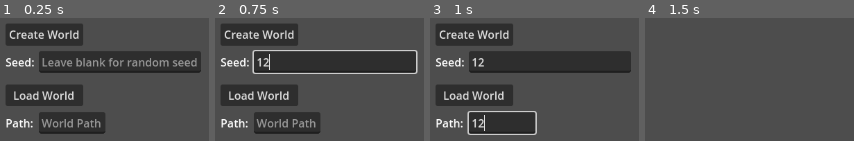
Above: before the commit, frames 1-4 (left to right).
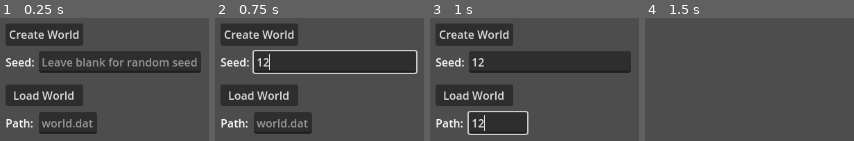
Above: after the commit, the same moments.

Repository: Nathan3-14/noise
Game: Godot game, scene res://world.tscn
The game is run twice, just before and just after one commit, with the same random seed, the same clock (stepped at 60 frames per second) and the same inputs.
Inputs (mouse positions are in pixels of both pictures, inside the frame that each line leads up to):
- Up to frame 1 (0.25 s): no input
- Up to frame 2 (0.75 s): click (334, 62) at 0.52 s; type "12" at 0.6 s
- Up to frame 3 (1 s): click (503, 122) at 0.75 s; type "12" at 0.83 s
- Up to frame 4 (1.5 s): click "Load World" at 1.25 s

The runs differ from the first frame. In frame 1, 1.7% of the frame differs, in the area x 19-51%, y 76-95%; in frame 2, 1.7%; in frame 3, 0.9%; in frame 4, nothing differs.
Error in both runs: Attempt to call function 'close' in base 'null instance' on a null instance. (res://world.gd:111)

Commit message:
Added better save capabitilies Added pause menu

Diff:
--- /dev/null
+++ b/pause_menu.gd
@@ -0,0 +1,25 @@
+extends Control
+
+var is_resume_press = false
+var is_save_press   = false
+
+
+func _on_resume_pressed():
+	is_resume_press = true
+
+
+func _on_save_pressed():
+	is_save_press = true
+
+
+func _on_quit_pressed():
+	get_tree().quit()
+
+
+
+func _on_sense_mouse_entered():
+	$Save/LineEdit.visible = true
+
+
+func _on_sense_mouse_exited():
+	$Save/LineEdit.visible = false
--- /dev/null
+++ b/pause_menu.tscn
@@ -0,0 +1,67 @@
+[gd_scene load_steps=3 format=3 uid="uid://cqtqj4moy5yug"]
+
+[ext_resource type="Script" path="res://pause_menu.gd" id="1_p7e0q"]
+
+[sub_resource type="RectangleShape2D" id="RectangleShape2D_7xhnb"]
+size = Vector2(456, 104)
+
+[node name="PauseMenu" type="Control"]
+layout_mode = 3
+anchors_preset = 0
+offset_right = 40.0
+offset_bottom = 40.0
+script = ExtResource("1_p7e0q")
+
+[node name="Resume" type="Button" parent="."]
+layout_mode = 0
+offset_left = 464.0
+offset_top = 180.0
+offset_right = 689.0
+offset_bottom = 268.0
+theme_override_font_sizes/font_size = 56
+text = "Resume"
+
+[node name="Save" type="Control" parent="."]
+anchors_preset = 0
+offset_right = 40.0
+offset_bottom = 40.0
+
+[node name="Sense" type="Area2D" parent="Save"]
+
+[node name="CollisionShape2D" type="CollisionShape2D" parent="Save/Sense"]
+position = Vector2(720, 320)
+shape = SubResource("RectangleShape2D_7xhnb")
+
+[node name="Save" type="Button" parent="Save"]
+layout_mode = 0
+offset_left = 500.0
+offset_top = 276.0
+offset_right = 652.0
+offset_bottom = 364.0
+theme_override_font_sizes/font_size = 56
+text = "Save
+"
+
+[node name="LineEdit" type="LineEdit" parent="Save"]
+layout_mode = 0
+offset_left = 660.0
+offset_top = 276.0
+offset_right = 940.0
+offset_bottom = 364.0
+theme_override_font_sizes/font_size = 44
+placeholder_text = "filename.dat"
+
+[node name="Quit" type="Button" parent="."]
+layout_mode = 0
+offset_left = 512.0
+offset_top = 372.0
+offset_right = 640.0
+offset_bottom = 457.0
+theme_override_font_sizes/font_size = 56
+text = "Quit"
+
+[connection signal="pressed" from="Resume" to="." method="_on_resume_pressed"]
+[connection signal="mouse_entered" from="Save/Sense" to="." method="_on_sense_mouse_entered"]
+[connection signal="mouse_exited" from="Save/Sense" to="." method="_on_sense_mouse_exited"]
+[connection signal="pressed" from="Save/Save" to="." method="_on_save_pressed"]
+[connection signal="pressed" from="Quit" to="." method="_on_quit_pressed"]
--- a/player.gd
+++ b/player.gd
@@ -6,6 +6,7 @@
 
 var cap_mouse = false
 var starting = true
+var is_menu = false
 
 # Get the gravity from the project settings to be synced with RigidBody nodes.
 var gravity = ProjectSettings.get_setting("physics/3d/default_gravity")
@@ -40,12 +41,17 @@
 		_rotate_camera(delta)
 
 	if Input.is_action_just_pressed("pause"):
-		cap_mouse = !cap_mouse
+		alter_paused()
 
-		if cap_mouse:
-			Input.set_mouse_mode(Input.MOUSE_MODE_CAPTURED)
-		else:
-			Input.set_mouse_mode(Input.MOUSE_MODE_VISIBLE)
+
+	if $CanvasLayer/PauseMenu.is_save_press:
+		print("saving")
+		get_parent().save_file("user://saves/" + $CanvasLayer/PauseMenu/Save/LineEdit.text)
+		$CanvasLayer/PauseMenu.is_save_press = false
+
+	if $CanvasLayer/PauseMenu.is_resume_press:
+		alter_paused()
+		$CanvasLayer/PauseMenu.is_resume_press = false
 
 	if Input.is_action_pressed("ads") and cap_mouse:
 		camera.fov = move_toward(camera.fov, 20, 10)
@@ -63,10 +69,6 @@
 	if raycast.get_collider():
 		raycast.get_collider().selected = true
 
-	if Input.is_action_just_pressed("save"):
-		print("saving")
-		get_parent().save_file("user://save.dat")
-
 	if cap_mouse:
 		move_and_slide()
 		$CanvasLayer/UI.x = snapped(position.x, 0.1)
@@ -83,3 +85,14 @@
 	rotation.y -= look_dir.x * camera_sense * delta
 	camera.rotation.x = clamp(camera.rotation.x - look_dir.y * camera_sense * sense_mod * delta, -1.5, 1.5)
 	look_dir = Vector2.ZERO
+
+func alter_paused():
+	cap_mouse = !cap_mouse
+
+	if cap_mouse:
+		Input.set_mouse_mode(Input.MOUSE_MODE_CAPTURED)
+	else:
+		Input.set_mouse_mode(Input.MOUSE_MODE_VISIBLE)
+
+	if is_menu: $CanvasLayer/PauseMenu.visible = !$CanvasLayer/PauseMenu.visible
+	else: is_menu = true
--- a/player.tscn
+++ b/player.tscn
@@ -1,8 +1,9 @@
-[gd_scene load_steps=7 format=3 uid="uid://6th8c1nh2ubt"]
+[gd_scene load_steps=8 format=3 uid="uid://6th8c1nh2ubt"]
 
 [ext_resource type="Script" path="res://player.gd" id="1_toktq"]
 [ext_resource type="PackedScene" uid="uid://dl57ugwfdsxnx" path="res://ui.tscn" id="2_skfsl"]
 [ext_resource type="Script" path="res://ui.gd" id="3_5gw85"]
+[ext_resource type="PackedScene" uid="uid://cqtqj4moy5yug" path="res://pause_menu.tscn" id="4_rmuy6"]
 
 [sub_resource type="CapsuleShape3D" id="CapsuleShape3D_h0crh"]
 
@@ -36,8 +37,5 @@
 [node name="UI" parent="CanvasLayer" instance=ExtResource("2_skfsl")]
 script = ExtResource("3_5gw85")
 
-[node name="Control" type="Control" parent="CanvasLayer"]
-layout_mode = 3
-anchors_preset = 0
-offset_right = 40.0
-offset_bottom = 40.0
+[node name="PauseMenu" parent="CanvasLayer" instance=ExtResource("4_rmuy6")]
+visible = false
--- a/project.godot
+++ b/project.godot
@@ -12,10 +12,16 @@
 
 config/name="noise"
 run/main_scene="res://world.tscn"
+config/use_custom_user_dir=true
+config/custom_user_dir_name="Noise"
 config/features=PackedStringArray("4.1", "Forward Plus")
 boot_splash/bg_color=Color(0.141176, 0.141176, 0.141176, 1)
 boot_splash/image="res://eye-large.png"
 config/icon="res://icon.svg"
+
+[display]
+
+window/size/resizable=false
 
 [input]
 
--- a/world.gd
+++ b/world.gd
@@ -119,5 +119,5 @@
 
 func _on_load_pressed():
 	$CanvasLayer.visible = false
-	load_file($CanvasLayer/WorldCreator/LoadWorld/Path.text)
+	load_file("user://saves/" + $CanvasLayer/WorldCreator/LoadWorld/Path.text)
 	load_world()
--- a/world.tscn
+++ b/world.tscn
@@ -75,9 +75,9 @@
 layout_mode = 0
 offset_left = 56.0
 offset_top = 136.0
-offset_right = 152.0
+offset_right = 140.0
 offset_bottom = 167.0
-placeholder_text = "World Path"
+placeholder_text = "world.dat"
 
 [node name="Label" type="Label" parent="CanvasLayer/WorldCreator/LoadWorld"]
 layout_mode = 0
Not shown, changed: game/noise.exe
